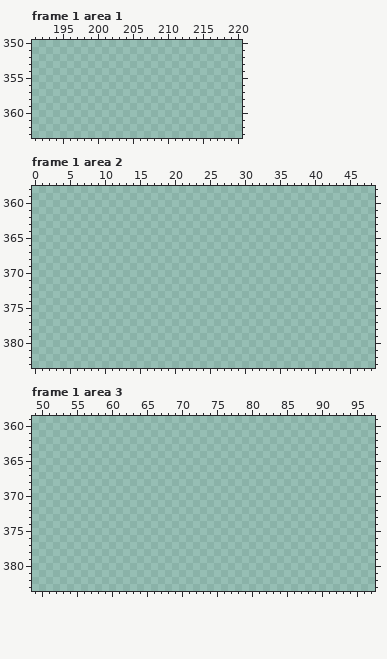
Two versions of one pixel-art file, Resources/SpriteSheet.aseprite. Above: the version before the commit.
432x407 pixels, 1 frame. Colours within 5 levels of each other are drawn and written as one. Shown: frame 1 area 1: x 191..220, y 350..363; frame 1 area 2: x 0..48, y 358..383; frame 1 area 3: x 49..97, y 359..383. The old version is drawn lined up with the new one, on the new canvas. The commit also changed other frames or places, which this record leaves out.
Palette (. is transparent): 
After the commit:
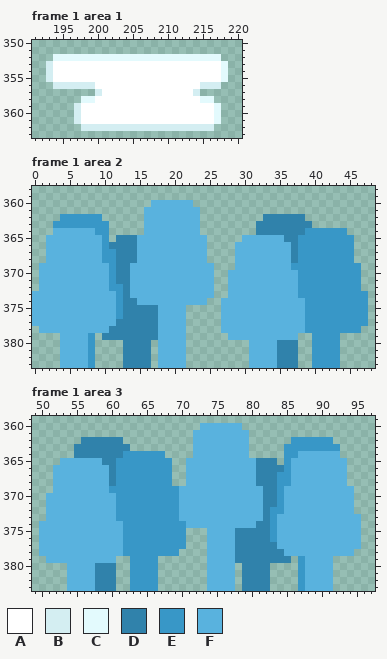
Colours new in this view: A #ffffff  B #d4eef2  C #e3fafd  D #3082ab  E #3897c7  F #59b2de
Change:
canvas 432x407 -> 432x384 (the part of the old canvas that was cut away was empty and is not shown)
Changed rows in their new state; - is an unchanged pixel.
Frame 1 area 1:
first column x 193:
352 -CCCCCCCCCCCCCCCCCCCCCCCC-
353 BAAAAAAAAAAAAAAAAAAAAAAAAC
354 BAAAAAAAAAAAAAAAAAAAAAAAAC
355 BAAAAAAAAAAAAAAAAAAAAAAAAC
356 -BBBBBBAAAAAAAAAAAAAAABBB-
357 -------BAAAAAAAAAAAAAB----
358 -----CCAAAAAAAAAAAAAAACC--
359 ----BAAAAAAAAAAAAAAAAAAAC-
360 ----BAAAAAAAAAAAAAAAAAAAC-
361 ----BAAAAAAAAAAAAAAAAAAAC-
362 -----BBBBBBBBBBBBBBBBBBB--
Frame 1 area 2:
first column x 0:
360 -----------------FFFFFF-------------------------
361 ----------------FFFFFFFF------------------------
362 ----EEEEEE------FFFFFFFF---------DDDDDD---------
363 ---EEEEEEEE-----FFFFFFFF--------DDDDDDDD--------
364 ---FFFFFFEE-----FFFFFFFF--------DDDDDDDEEEEEE---
365 --FFFFFFFFE-DDDFFFFFFFFFF-----FFFFFFDDEEEEEEEE--
366 --FFFFFFFFEDDDDFFFFFFFFFF----FFFFFFFFDEEEEEEEE--
367 --FFFFFFFFEEDDDFFFFFFFFFF----FFFFFFFFDEEEEEEEE--
368 --FFFFFFFFEEDDDFFFFFFFFFF----FFFFFFFFDEEEEEEEE--
369 -FFFFFFFFFFEDDFFFFFFFFFFFF---FFFFFFFFEEEEEEEEEE-
370 -FFFFFFFFFFEDDFFFFFFFFFFFF--FFFFFFFFFFEEEEEEEEE-
371 -FFFFFFFFFFEDDFFFFFFFFFFFF--FFFFFFFFFFEEEEEEEEE-
372 -FFFFFFFFFFEEDFFFFFFFFFFFF--FFFFFFFFFFEEEEEEEEE-
373 FFFFFFFFFFFFEDFFFFFFFFFFFF--FFFFFFFFFFEEEEEEEEEE
374 FFFFFFFFFFFFEDDFFFFFFFFFF--FFFFFFFFFFFFEEEEEEEEE
375 FFFFFFFFFFFFEDDDDDFFFF-----FFFFFFFFFFFFEEEEEEEEE
376 FFFFFFFFFFFFEDDDDDFFFF-----FFFFFFFFFFFFEEEEEEEEE
377 FFFFFFFFFFFFDDDDDDFFFF-----FFFFFFFFFFFFEEEEEEEEE
378 -FFFFFFFFFFDDDDDDDFFFF-----FFFFFFFFFFFFEEEEEEEE-
379 ----FFFFE-DDDDDDDDFFFF------FFFFFFFFFF--EEEE----
380 ----FFFFE----DDDD-FFFF---------FFFFDDD--EEEE----
381 ----FFFFE----DDDD-FFFF---------FFFFDDD--EEEE----
382 ----FFFFE----DDDD-FFFF---------FFFFDDD--EEEE----
383 ----FFFFE----DDDD-FFFF---------FFFFDDD--EEEE----
Frame 1 area 3:
first column x 50:
360 -----------------------FFFFFF-----------------
361 ----------------------FFFFFFFF----------------
362 ------DDDDDD----------FFFFFFFF------EEEEEE----
363 -----DDDDDDDD---------FFFFFFFF-----EEEEEEEE---
364 -----DDDDDDDEEEEEE----FFFFFFFF-----EEFFFFFF---
365 ---FFFFFFDDEEEEEEEE--FFFFFFFFFFDDD-EFFFFFFFF--
366 --FFFFFFFFDEEEEEEEE--FFFFFFFFFFDDDDEFFFFFFFF--
367 --FFFFFFFFDEEEEEEEE--FFFFFFFFFFDDDEEFFFFFFFF--
368 --FFFFFFFFDEEEEEEEE--FFFFFFFFFFDDDEEFFFFFFFF--
369 --FFFFFFFFEEEEEEEEEEFFFFFFFFFFFFDDEFFFFFFFFFF-
370 -FFFFFFFFFFEEEEEEEEEFFFFFFFFFFFFDDEFFFFFFFFFF-
371 -FFFFFFFFFFEEEEEEEEEFFFFFFFFFFFFDDEFFFFFFFFFF-
372 -FFFFFFFFFFEEEEEEEEEFFFFFFFFFFFFDEEFFFFFFFFFF-
373 -FFFFFFFFFFEEEEEEEEEFFFFFFFFFFFFDEFFFFFFFFFFFF
374 FFFFFFFFFFFFEEEEEEEEEFFFFFFFFFFDDEFFFFFFFFFFFF
375 FFFFFFFFFFFFEEEEEEEEE---FFFFDDDDDEFFFFFFFFFFFF
376 FFFFFFFFFFFFEEEEEEEEE---FFFFDDDDDEFFFFFFFFFFFF
377 FFFFFFFFFFFFEEEEEEEEE---FFFFDDDDDDFFFFFFFFFFFF
378 FFFFFFFFFFFFEEEEEEEE----FFFFDDDDDDDFFFFFFFFFF-
379 -FFFFFFFFFF--EEEE-------FFFFDDDDDDDD-EFFFF----
380 ----FFFFDDD--EEEE-------FFFF-DDDD----EFFFF----
381 ----FFFFDDD--EEEE-------FFFF-DDDD----EFFFF----
382 ----FFFFDDD--EEEE-------FFFF-DDDD----EFFFF----
383 ----FFFFDDD--EEEE-------FFFF-DDDD----EFFFF----
